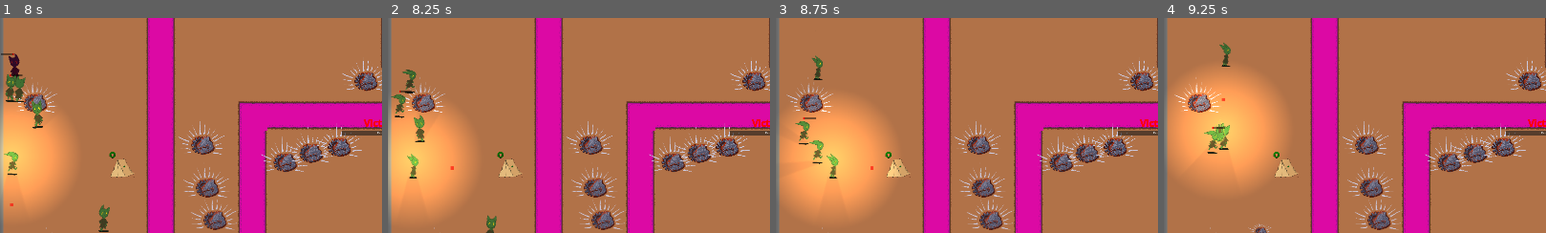
Above: before the commit, frames 1-4 (left to right).
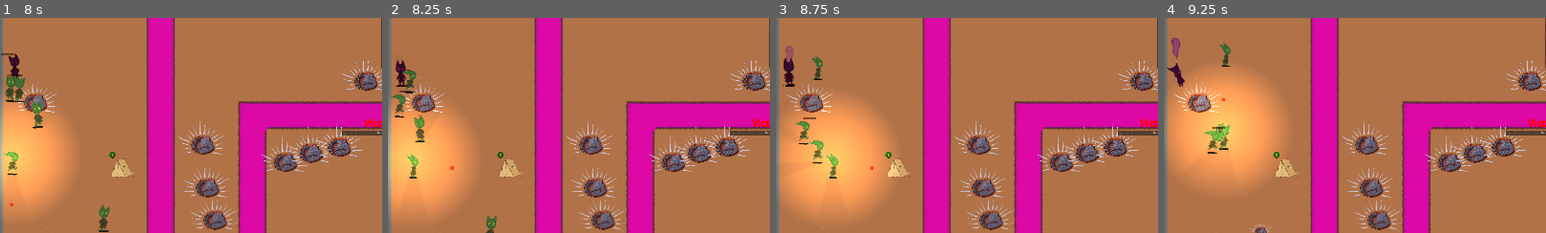
Above: after the commit, the same moments.

Repository: loteque/GoblinGame
Game: Godot game, scene res://tests/test_main_overview.tscn
Same seed, same stepped clock (60 frames per second), same inputs: the game is played once before the commit and once after it. This scene is started directly instead of the project's main scene.
Inputs:
- Up to frame 1 (8 s): click "Restart" at 0.5 s; click "Restart" at 1.25 s; click "Restart" at 2 s; hold D (right) 2.78-3.53 s; hold Shift (call) 2.78-3.53 s; hold S (down) 3.53-4.28 s; tap one key every 0.75 s from 3.6 s: G (place) Space (throw) Shift (call) G (place) Space (throw); hold D (right) 4.28-5.03 s; hold W (up) 5.03-5.78 s; hold A (left) 5.78-7.28 s; hold S (down) from 7.28 s (still down); hold Shift (call) from 7.28 s (still down)
- Up to frame 2 (8.25 s): release S (down) at 8.03 s; release Shift (call) at 8.03 s; hold D (right) from 8.03 s (still down); tap G (place) at 8.1 s
- Up to frame 3 (8.75 s): keep holding D (right)
- Up to frame 4 (9.25 s): release D (right) at 8.78 s; hold W (up) from 8.78 s (still down); tap Space (throw) at 8.85 s
The pictures show only the part of the screen within x 0-50%, y 25-75%; the shares and areas given below are measured in that part.

Frame 1 is identical in both runs. In frame 2, 0.2% of the frame differs, in the area x 2-5%, y 19-32%; in frame 3, 0.4%, in the area x 1-5%, y 12-32%; in frame 4, 0.3%.

Commit message:
Adds death animations with ghosts

Diff:
--- a/project/PlayerCharacter.gd
+++ b/project/PlayerCharacter.gd
@@ -6,6 +6,8 @@
 @export var cursor: Area2D
 @export var follow_target: Marker2D
 @export var team: TeamManager.Team = TeamManager.Team.PLAYER
+@onready var animated_sprite_2d = $AnimatedSprite2D
+@onready var health_bar_ui = $HealthBarUi
 
 @onready var health_component = $HealthComponent
 
@@ -27,8 +29,13 @@
     die()
 
 func die():
-    visible = false
+    if health_bar_ui:
+        health_bar_ui.visible = false
+    animated_sprite_2d.play("die")
     process_mode = Node.PROCESS_MODE_DISABLED
+    animated_sprite_2d.process_mode = Node.PROCESS_MODE_ALWAYS
+    await animated_sprite_2d.animation_finished
+    animated_sprite_2d.process_mode = Node.PROCESS_MODE_DISABLED
 
 func update_marker_position(player_direction: Vector2):
     if player_direction.length() == 0:
--- a/project/game_manager.gd
+++ b/project/game_manager.gd
@@ -15,4 +15,4 @@
 func _on_game_over(result: GameResult):
     var players = get_tree().get_nodes_in_group("Player")
     var player = players[0]
-    player.process_mode = PROCESS_MODE_DISABLED
+    #player.process_mode = PROCESS_MODE_DISABLED
--- a/project/goblin_0_sprite_frames.tres
+++ b/project/goblin_0_sprite_frames.tres
@@ -66,9 +66,9 @@
 atlas = ExtResource("1_5igpt")
 region = Rect2(7995, 0, 615, 615)
 
-[sub_resource type="AtlasTexture" id="AtlasTexture_w0qbw"]
-atlas = ExtResource("1_5igpt")
-region = Rect2(6150, 0, 615, 615)
+[sub_resource type="AtlasTexture" id="AtlasTexture_38jr0"]
+atlas = ExtResource("1_5igpt")
+region = Rect2(0, 1845, 615, 615)
 
 [sub_resource type="AtlasTexture" id="AtlasTexture_6kk1a"]
 atlas = ExtResource("1_5igpt")
@@ -219,8 +219,8 @@
 "duration": 2.0,
 "texture": SubResource("AtlasTexture_ajloo")
 }, {
-"duration": 8.0,
-"texture": SubResource("AtlasTexture_w0qbw")
+"duration": 1.0,
+"texture": SubResource("AtlasTexture_38jr0")
 }],
 "loop": false,
 "name": &"die",
--- a/project/new_actor.gd
+++ b/project/new_actor.gd
@@ -17,11 +17,14 @@
 var is_boosted:= false
 var current_move_speed: float = move_speed
 
+@onready var animated_sprite_2d = $AnimatedSprite2D
+@onready var health_bar_ui = $HealthBarUi
 @onready var music_connector = MusicManager.MusicConnector.new(music_manager, self)
 @onready var health_component = $HealthComponent
 @onready var boost_timer = $BoostTimer
 @onready var nav_agent: NavigationAgent2D = %NavigationAgent2D
 @onready var actor_core = %ActorCore
+@onready var lights = $Lights
 
 # can take damage
 signal health_updated(body)
@@ -50,7 +53,25 @@
 
 # can die
 func die():
+    if health_bar_ui:
+        health_bar_ui.visible = false
+    animated_sprite_2d.play("die")
+    process_mode = Node.PROCESS_MODE_DISABLED
+    animated_sprite_2d.process_mode = Node.PROCESS_MODE_ALWAYS
+    await animated_sprite_2d.animation_finished
+    animated_sprite_2d.process_mode = Node.PROCESS_MODE_DISABLED
+    if lights:
+        lights.queue_free()
+
+    var death_despawn_timer_delay = 600
+    var timer = Timer.new()
+    timer.one_shot = true
+    get_parent().add_child(timer)
+    timer.start(death_despawn_timer_delay)
+    await timer.timeout
+    timer.queue_free()
     queue_free()
+
 
 func _on_velocity_computed(safe_velocity: Vector2) -> void:
     if !actor_core.is_thrown:
--- a/project/new_actor.tscn
+++ b/project/new_actor.tscn
@@ -44,6 +44,7 @@
 [ext_resource type="AudioStream" uid="uid://d4ceyrcvkgma1" path="res://assets/audio/throw3.wav" id="42_jqshp"]
 [ext_resource type="AudioStream" uid="uid://dga457mlya4h" path="res://assets/audio/throw4.wav" id="43_puc0p"]
 [ext_resource type="AudioStream" uid="uid://dbuxdutckxwmk" path="res://assets/audio/throw5.wav" id="44_m0tq1"]
+[ext_resource type="PackedScene" uid="uid://cnpjlg6u1fhrp" path="res://src/character/ghost.tscn" id="26_5cti7"]
 
 [sub_resource type="CircleShape2D" id="CircleShape2D_1bxck"]
 radius = 17.5
@@ -103,7 +104,7 @@
 position = Vector2(0, -63.75)
 scale = Vector2(0.5, 0.5)
 sprite_frames = ExtResource("3_xmqe5")
-animation = &"idle_front"
+animation = &"die"
 offset = Vector2(0, -165)
 
 [node name="TargetTrackerComponent" type="Area2D" parent="." node_paths=PackedStringArray("actor")]
@@ -264,5 +265,8 @@
 bank_2 = Array[AudioStream]([ExtResource("36_6682j"), ExtResource("37_1kj1u"), ExtResource("38_g3vxx"), ExtResource("39_ttqg1")])
 bank_3 = Array[AudioStream]([ExtResource("40_jy4ob"), ExtResource("41_6qu3w"), ExtResource("42_jqshp"), ExtResource("43_puc0p"), ExtResource("44_m0tq1")])
 
+[node name="Ghost" parent="." instance=ExtResource("26_5cti7")]
+position = Vector2(0, -165)
+
 [connection signal="body_entered" from="FollowArea" to="." method="_on_follow_area_body_entered"]
 [connection signal="body_exited" from="FollowArea" to="." method="_on_follow_area_body_exited"]
--- a/project/player_character.tscn
+++ b/project/player_character.tscn
@@ -17,6 +17,7 @@
 [ext_resource type="AudioStream" uid="uid://da546wjhxhlu3" path="res://assets/audio/hit3.wav" id="15_k6wic"]
 [ext_resource type="AudioStream" uid="uid://c8xb3f18kclth" path="res://assets/audio/hit4.wav" id="16_jso4m"]
 [ext_resource type="PackedScene" uid="uid://cju2eyaufp5xj" path="res://src/ui/HealthBarUI.tscn" id="8_xi4xc"]
+[ext_resource type="PackedScene" uid="uid://cnpjlg6u1fhrp" path="res://src/character/ghost.tscn" id="10_u2kbk"]
 
 [sub_resource type="CircleShape2D" id="CircleShape2D_u2vdy"]
 radius = 21.0535
@@ -89,7 +90,7 @@
 [node name="AnimatedSprite2D" type="AnimatedSprite2D" parent="."]
 scale = Vector2(0.5, 0.5)
 sprite_frames = ExtResource("3_e5xby")
-animation = &"run_down"
+animation = &"die"
 autoplay = "idle_front"
 offset = Vector2(0, -175)
 
@@ -157,5 +158,7 @@
 bank_0 = Array[AudioStream]([ExtResource("10_5i6eb"), ExtResource("11_youbl"), ExtResource("12_qj7v8")])
 bank_1 = Array[AudioStream]([ExtResource("13_6i08g"), ExtResource("14_c04qp"), ExtResource("15_k6wic"), ExtResource("16_jso4m")])
 
+[node name="Ghost" parent="." instance=ExtResource("10_u2kbk")]
+
 [connection signal="body_entered" from="Marker2D/Cursor" to="." method="_on_cursor_body_entered"]
 [connection signal="body_exited" from="Marker2D/Cursor" to="." method="_on_cursor_body_exited"]
--- /dev/null
+++ b/project/src/character/ghost.gd
@@ -0,0 +1,26 @@
+extends AnimatedSprite2D
+
+@export var float_speed: float = 100
+@onready var animated_sprite_2d = %AnimatedSprite2D
+@onready var animation_player = $AnimationPlayer
+
+func _ready():
+    get_parent().died.connect(_on_died)
+    visible = false
+    modulate.a = 0
+    process_mode = Node.PROCESS_MODE_DISABLED
+
+func _on_died():
+    float_away()
+
+func float_away():
+    animation_player.play("fade in")
+    visible = true
+    process_mode = Node.PROCESS_MODE_ALWAYS
+    await animation_player.animation_finished
+    animation_player.play("fade_out")
+    await animation_player.animation_finished
+    queue_free()
+
+func _process(delta):
+    global_position = global_position + delta * Vector2(0, -1) * float_speed
--- /dev/null
+++ b/project/src/character/ghost.gdshader
@@ -0,0 +1,27 @@
+shader_type canvas_item;
+
+uniform float speed = 2.0;
+uniform float frequency_y = 5.0;
+uniform float frequency_x = 5.0;
+uniform float amplitude_y = 50.0;
+uniform float amplitude_x = 25.0;
+uniform float inclination = 50.0;
+uniform float rotation_angle = 0.0; // Angle in degrees to be converted to radians.
+
+void vertex() {
+// Convert rotation angle from degrees to radians.
+float rad = radians(rotation_angle);
+// Create a rotation matrix.
+mat2 rot = mat2(vec2(cos(rad), -sin(rad)), vec2(sin(rad), cos(rad)));
+
+// Apply rotation to the vertex position.
+vec2 rotated_vertex = rot * VERTEX.xy;
+
+// Apply the wave effect.
+rotated_vertex.y += sin((UV.x - TIME * speed) * frequency_y) * amplitude_y * UV.x;
+rotated_vertex.x += cos((UV.y - TIME * speed) * frequency_x) * amplitude_x * UV.x;
+rotated_vertex.x -= UV.y * inclination;
+
+// Apply the inverse rotation to the vertex position to get the final position.
+VERTEX.xy = rot * rotated_vertex;
+}
--- /dev/null
+++ b/project/src/character/ghost.tscn
@@ -0,0 +1,79 @@
+[gd_scene load_steps=10 format=3 uid="uid://cnpjlg6u1fhrp"]
+
+[ext_resource type="Shader" path="res://src/character/ghost.gdshader" id="1_2irq0"]
+[ext_resource type="Texture2D" uid="uid://c3c0kk22hp3hf" path="res://assets/art/spritesheets/sprite-sheet-grid.png" id="1_6lqi0"]
+[ext_resource type="Script" path="res://src/character/ghost.gd" id="3_w05rb"]
+
+[sub_resource type="ShaderMaterial" id="ShaderMaterial_hxm0e"]
+shader = ExtResource("1_2irq0")
+shader_parameter/speed = 1.0
+shader_parameter/frequency_y = 4.0
+shader_parameter/frequency_x = 5.0
+shader_parameter/amplitude_y = 0.0
+shader_parameter/amplitude_x = 268.0
+shader_parameter/inclination = 0.0
+shader_parameter/rotation_angle = 4.0
+
+[sub_resource type="AtlasTexture" id="AtlasTexture_elk8m"]
+atlas = ExtResource("1_6lqi0")
+region = Rect2(615, 1845, 615, 615)
+
+[sub_resource type="SpriteFrames" id="SpriteFrames_jvw1o"]
+animations = [{
+"frames": [{
+"duration": 1.0,
+"texture": SubResource("AtlasTexture_elk8m")
+}],
+"loop": true,
+"name": &"default",
+"speed": 5.0
+}]
+
+[sub_resource type="Animation" id="Animation_wk4lb"]
+resource_name = "fade in"
+tracks/0/type = "value"
+tracks/0/imported = false
+tracks/0/enabled = true
+tracks/0/path = NodePath(".:modulate")
+tracks/0/interp = 1
+tracks/0/loop_wrap = true
+tracks/0/keys = {
+"times": PackedFloat32Array(0, 1),
+"transitions": PackedFloat32Array(1, 1),
+"update": 0,
+"values": [Color(1, 1, 1, 0), Color(1, 1, 1, 1)]
+}
+
+[sub_resource type="Animation" id="Animation_25eh4"]
+resource_name = "fade_out"
+length = 6.0
+tracks/0/type = "value"
+tracks/0/imported = false
+tracks/0/enabled = true
+tracks/0/path = NodePath(".:modulate")
+tracks/0/interp = 1
+tracks/0/loop_wrap = true
+tracks/0/keys = {
+"times": PackedFloat32Array(0, 6),
+"transitions": PackedFloat32Array(1, 1),
+"update": 0,
+"values": [Color(1, 1, 1, 1), Color(1, 1, 1, 0)]
+}
+
+[sub_resource type="AnimationLibrary" id="AnimationLibrary_4kajy"]
+_data = {
+"fade in": SubResource("Animation_wk4lb"),
+"fade_out": SubResource("Animation_25eh4")
+}
+
+[node name="Ghost" type="AnimatedSprite2D"]
+modulate = Color(1, 1, 1, 0)
+material = SubResource("ShaderMaterial_hxm0e")
+scale = Vector2(0.5, 0.5)
+sprite_frames = SubResource("SpriteFrames_jvw1o")
+script = ExtResource("3_w05rb")
+
+[node name="AnimationPlayer" type="AnimationPlayer" parent="."]
+libraries = {
+"": SubResource("AnimationLibrary_4kajy")
+}
--- a/project/tests/test_new_actor.tscn
+++ b/project/tests/test_new_actor.tscn
@@ -21,14 +21,12 @@
 [node name="NewActor" parent="." instance=ExtResource("1_t411p")]
 position = Vector2(202, 167)
 
-[node name="NewActor2" parent="." node_paths=PackedStringArray("nav_agent", "follow_area") instance=ExtResource("1_t411p")]
+[node name="NewActor2" parent="." node_paths=PackedStringArray("follow_area") instance=ExtResource("1_t411p")]
 position = Vector2(158, 84)
-nav_agent = NodePath("../NewActor/NavigationAgent2D")
 follow_area = NodePath("../NewActor/FollowArea")
 
-[node name="NewActor3" parent="." node_paths=PackedStringArray("nav_agent", "follow_area") instance=ExtResource("1_t411p")]
+[node name="NewActor3" parent="." node_paths=PackedStringArray("follow_area") instance=ExtResource("1_t411p")]
 position = Vector2(287, 145)
-nav_agent = NodePath("../NewActor/NavigationAgent2D")
 follow_area = NodePath("../NewActor/FollowArea")
 
 [node name="PlayerCharacter" parent="." instance=ExtResource("2_v212g")]
Binary file changed: project/assets/art/spritesheets/sprite-sheet-grid.png
